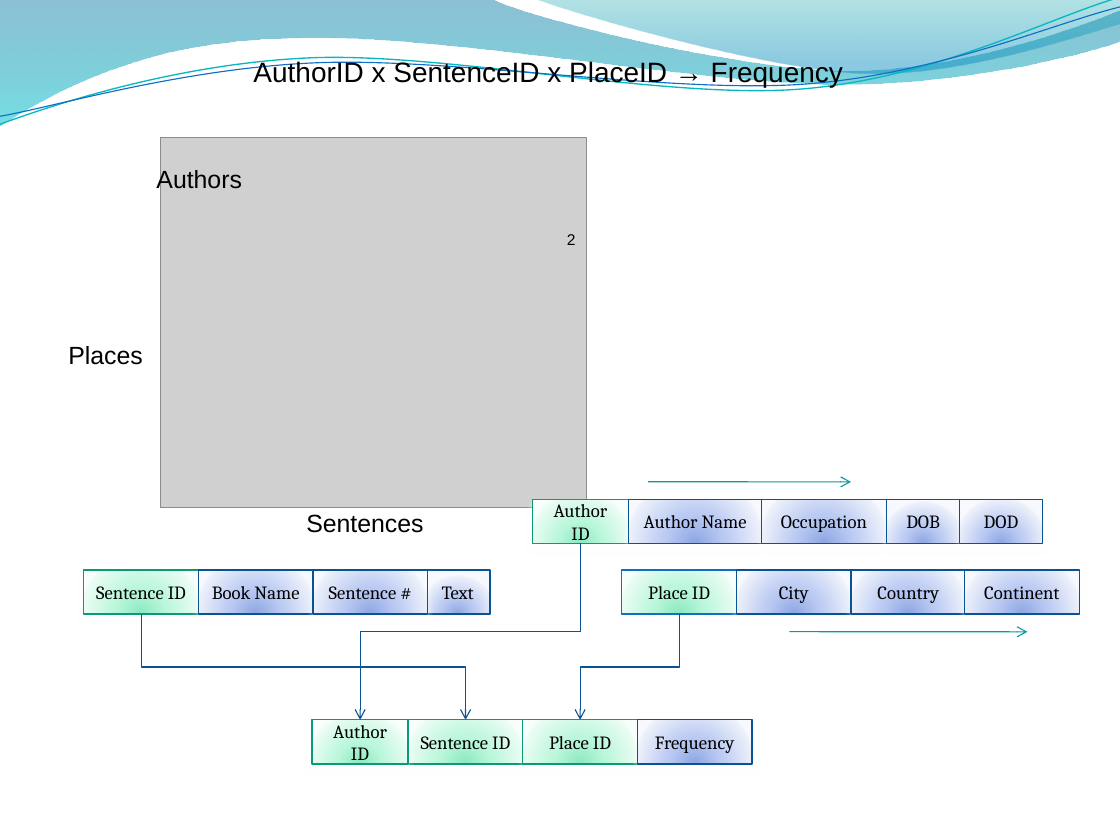
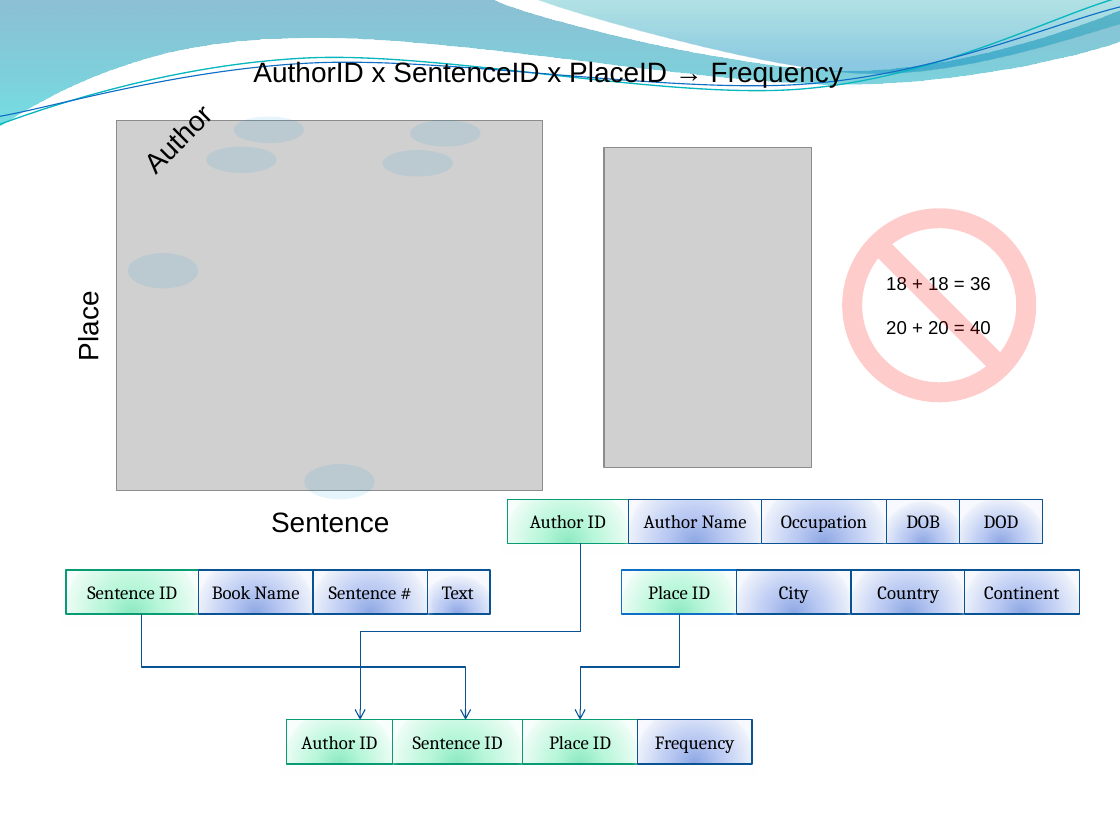
Before and after one commit to edvelezg/unb-dw, a slide deck: slide 26 of project/Presentation/Datawarehousing.pptm. Drawn at 1120x840 pixels with LibreOffice and Linux fonts; fonts in the diff are those of the drawing; grey boxes stand for pictures; background and template pictures are left out. Boxes give left, top, right and bottom in pixels: in the first picture for what was removed or moved away, otherwise in the second. Text is boxed around its words. In the diff, an @@ line names an element or a change of style, - is before the commit and + after.

```diff
--- a/project/Presentation/Datawarehousing.pptm
+++ b/project/Presentation/Datawarehousing.pptm
@@ text added at bbox=[124, 84, 231, 191], 18 pt, text #000000 @@
+Author
@@ picture: place and size @@
-picture at bbox=[160, 138, 586, 507]
+picture at bbox=[116, 121, 542, 491]
@@ picture added at bbox=[604, 148, 811, 467] @@
@@ text removed at bbox=[156, 168, 241, 194] @@
-Authors
@@ no-entry sign added at bbox=[842, 208, 1036, 402], fill #FF0000 at 20% opacity @@
@@ text removed at bbox=[567, 234, 576, 245] @@
-2
@@ group added at bbox=[128, 116, 480, 498]: 6 ellipses @@
@@ text added at bbox=[73, 298, 104, 359], 18 pt, text #000000 @@
+Place
@@ text added at bbox=[886, 276, 991, 295], 12 pt, text #000000 @@
+18 + 18 = 36
@@ text added at bbox=[886, 319, 991, 338], 12 pt, text #000000 @@
+20 + 20 = 40
@@ text removed at bbox=[68, 346, 142, 365] @@
-Places
@@ rectangle "Author ID": place and size @@
-rectangle "Author ID" at bbox=[532, 500, 628, 543]
+rectangle "Author ID" at bbox=[507, 500, 628, 543]
@@ arrow removed from (648, 482) to (851, 482) @@
@@ text added at bbox=[271, 512, 389, 533], 18 pt, text #000000 @@
+Sentence
@@ text removed at bbox=[306, 514, 423, 533] @@
-Sentences
@@ rectangle "Sentence ID": place and size @@
-rectangle "Sentence ID" at bbox=[84, 570, 198, 614]
+rectangle "Sentence ID" at bbox=[66, 570, 198, 614]
@@ arrow removed from (790, 632) to (1027, 632) @@
@@ rectangle "Author ID": place and size @@
-rectangle "Author ID" at bbox=[312, 720, 409, 764]
+rectangle "Author ID" at bbox=[287, 720, 392, 764]
@@ rectangle "Sentence ID": place and size @@
-rectangle "Sentence ID" at bbox=[408, 720, 522, 764]
+rectangle "Sentence ID" at bbox=[392, 720, 522, 764]
```
Also in this commit, not shown: 16 other slides changed, 3 slides added, 1 slide removed.
